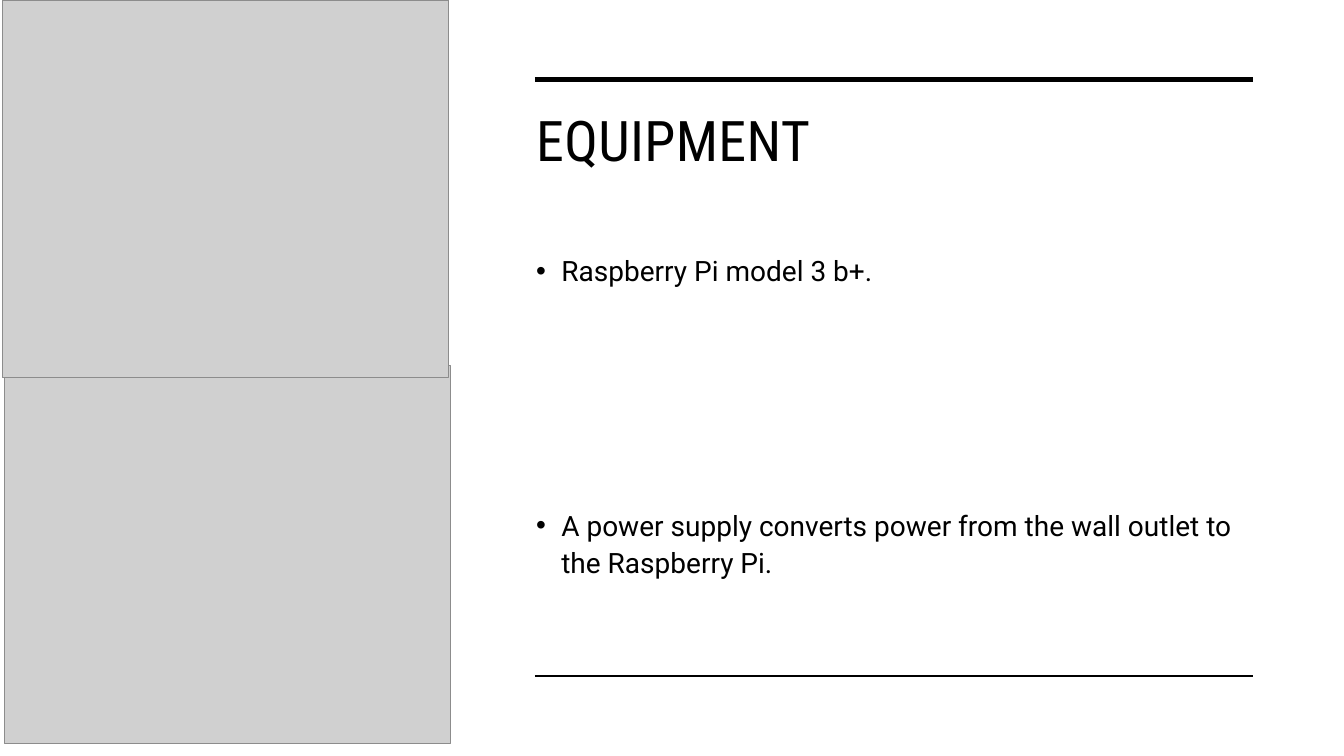
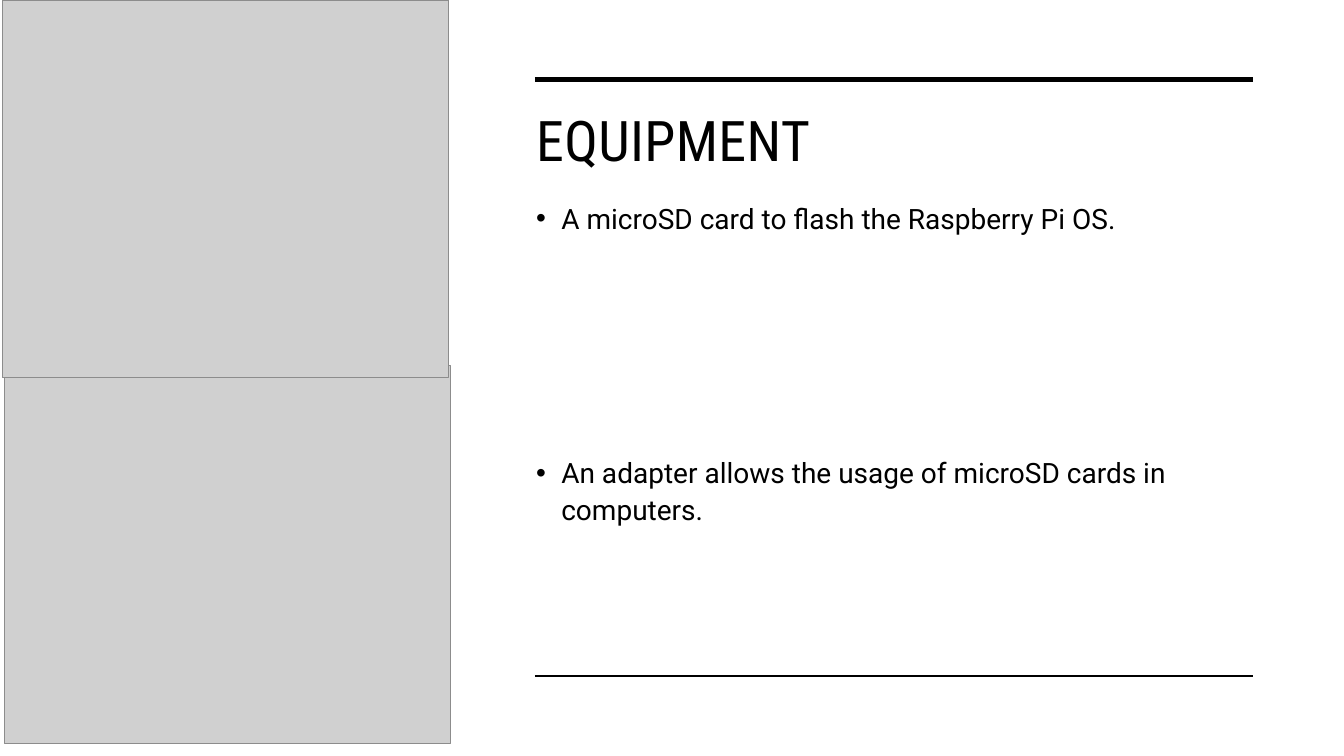
Before and after one commit to fadwa2208/PiHoleProject, a slide deck: slide 6 of PiHole.pptx. Drawn at 1344x756 pixels with LibreOffice and Linux fonts; fonts in the diff are those of the drawing; grey boxes stand for pictures. Boxes give left, top, right and bottom in pixels: in the first picture for what was removed or moved away, otherwise in the second. Text is boxed around its words. In the diff, an @@ line names an element or a change of style, - is before the commit and + after.

```diff
--- a/PiHole.pptx
+++ b/PiHole.pptx
@@ text at bbox=[561, 207, 1165, 526]: text changed @@
-• Raspberry Pi model 3 b+.
-• A power supply converts power from the wall outlet to the Raspberry Pi.
+• A microSD card to flash the Raspberry Pi OS.
+• An adapter allows the usage of microSD cards in computers.
```
Also in this commit, not shown: 3 other slides changed, 4 slides added, 1 slide removed, 3 other files.
